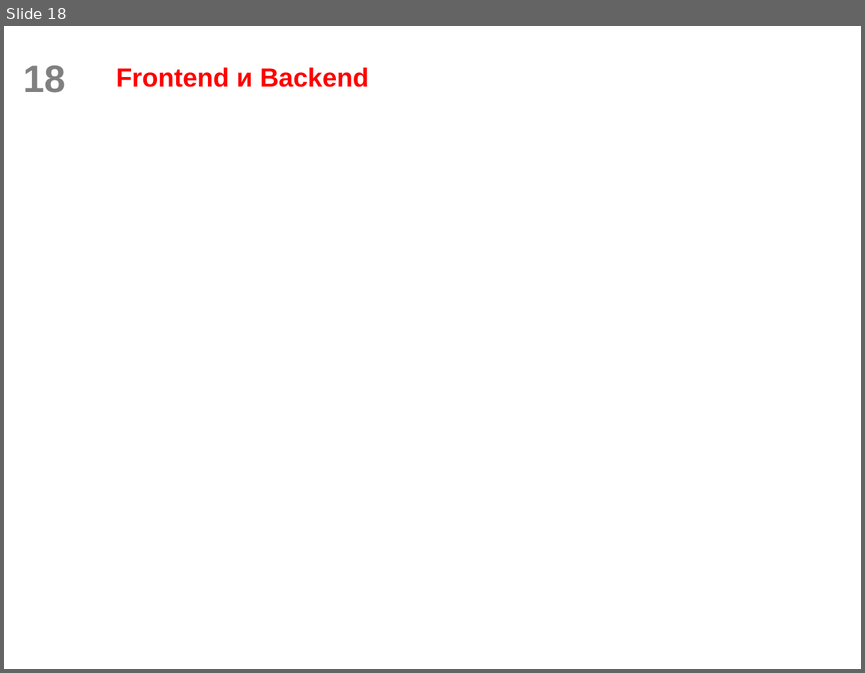
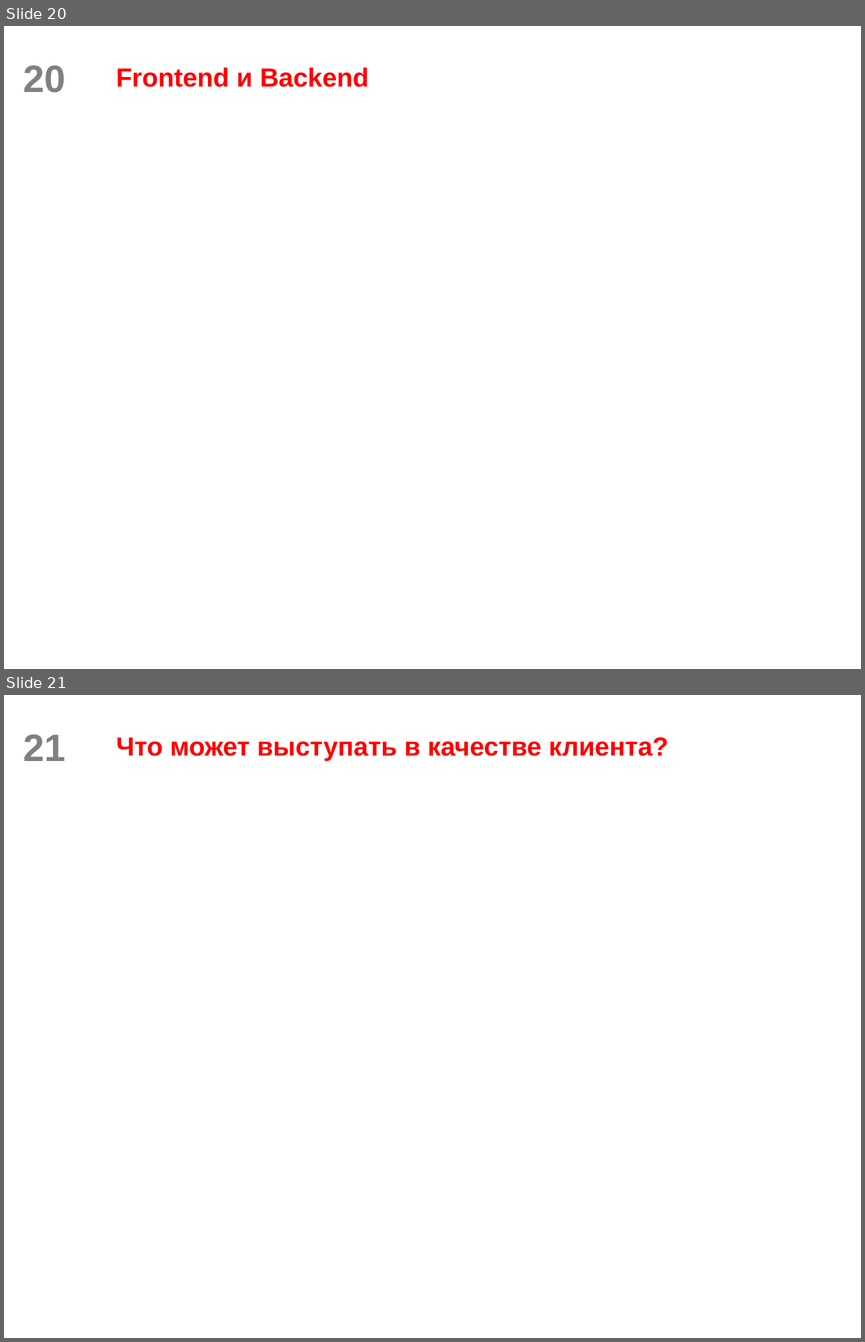
Before and after one commit to scareme/web_flask, a slide deck: Разработка веб-сервисов.pptx. Shown one above the other, each under a label of ours: slide 18 before the commit, slides 20 and 21 after it. The pictures are 865x673 and 865x1342 pixels, drawn with LibreOffice and Linux fonts; fonts in the diff are those of the drawing; background and template pictures are left out. Boxes give left, top, right and bottom in pixels: in the first picture for what was removed or moved away, otherwise in the second. Text is boxed around its words. In the diff, an @@ line names an element or a change of style, - is before the commit and + after.

```diff
--- a/Разработка веб-сервисов.pptx
+++ b/Разработка веб-сервисов.pptx
@@ slide 21 added at [4, 695, 861, 1338], background picture (left out); not listed: 1 template element that a slide beside it also shows @@
@@ title added at [116, 737, 668, 760], 22 pt, text #FF0000, bold @@
+Что может выступать в качестве клиента?
@@ what was slide 18 is now slide 20 @@
@@ page number at [23, 65, 65, 93]: text changed @@
-18
+20
```
Also in this commit, not shown: 4 slides changed, 4 other slides added, 1 slide removed, 1 other file.
